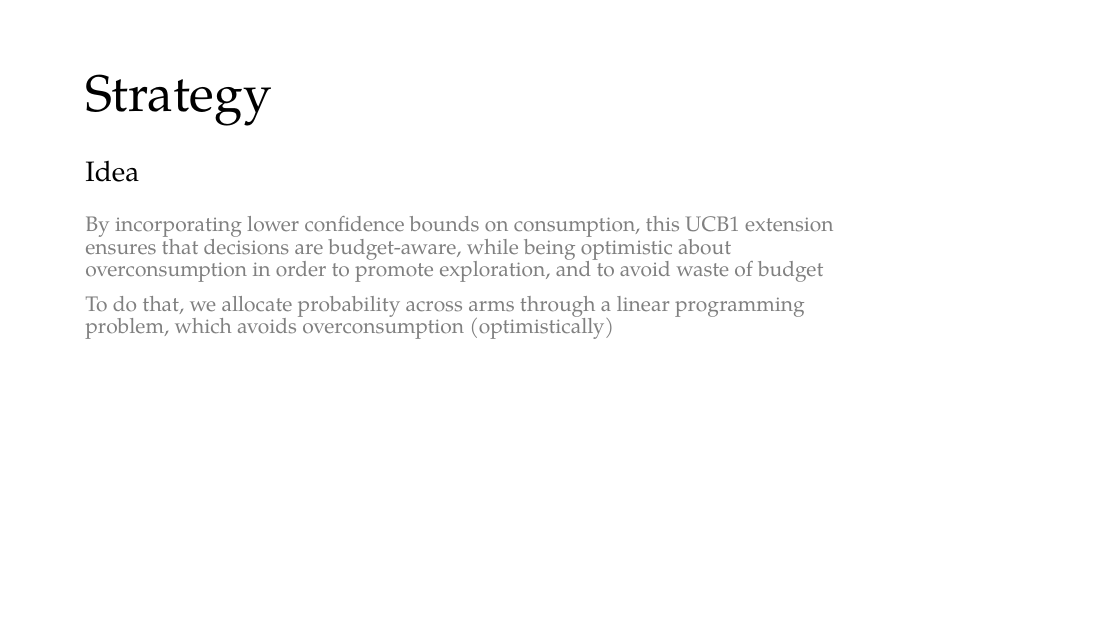
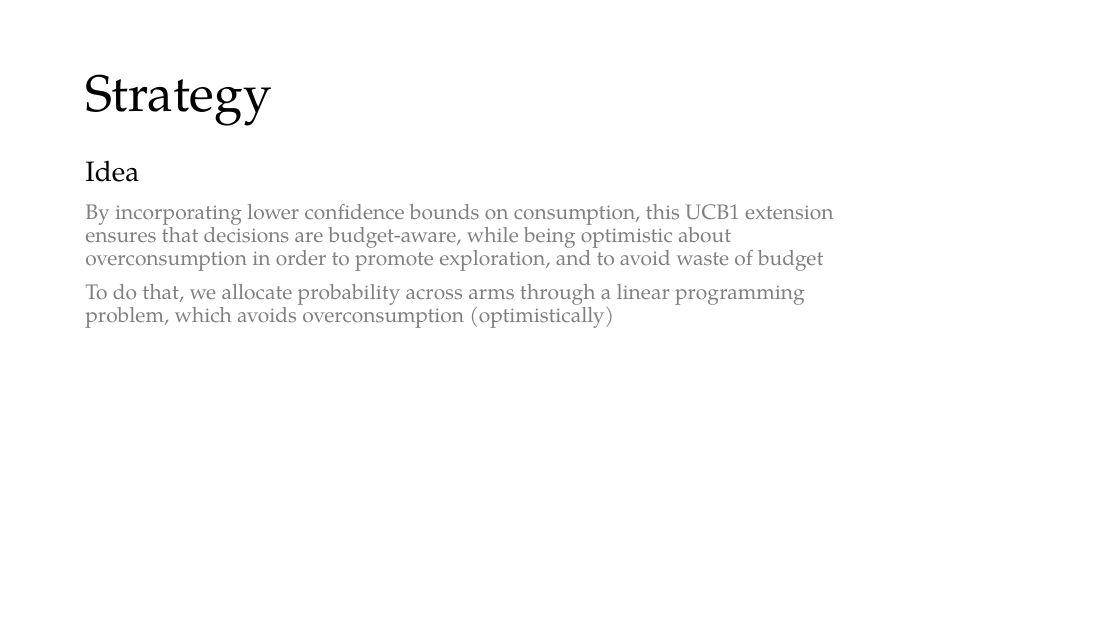
Before and after one commit to peetceenatoo/online-learning, a slide deck: slide 13 of Slides.pptx. Drawn at 1120x630 pixels with LibreOffice and Linux fonts; fonts in the diff are those of the drawing. Boxes give left, top, right and bottom in pixels: in the first picture for what was removed or moved away, otherwise in the second. Text is boxed around its words. In the diff, an @@ line names an element or a change of style, - is before the commit and + after.

```diff
--- a/Slides.pptx
+++ b/Slides.pptx
@@ text at [85, 204, 834, 271]: less space between paragraphs @@
```
Also in this commit, not shown: 7 other slides changed, 8 slides added, 2 slides removed, 1 other file.
